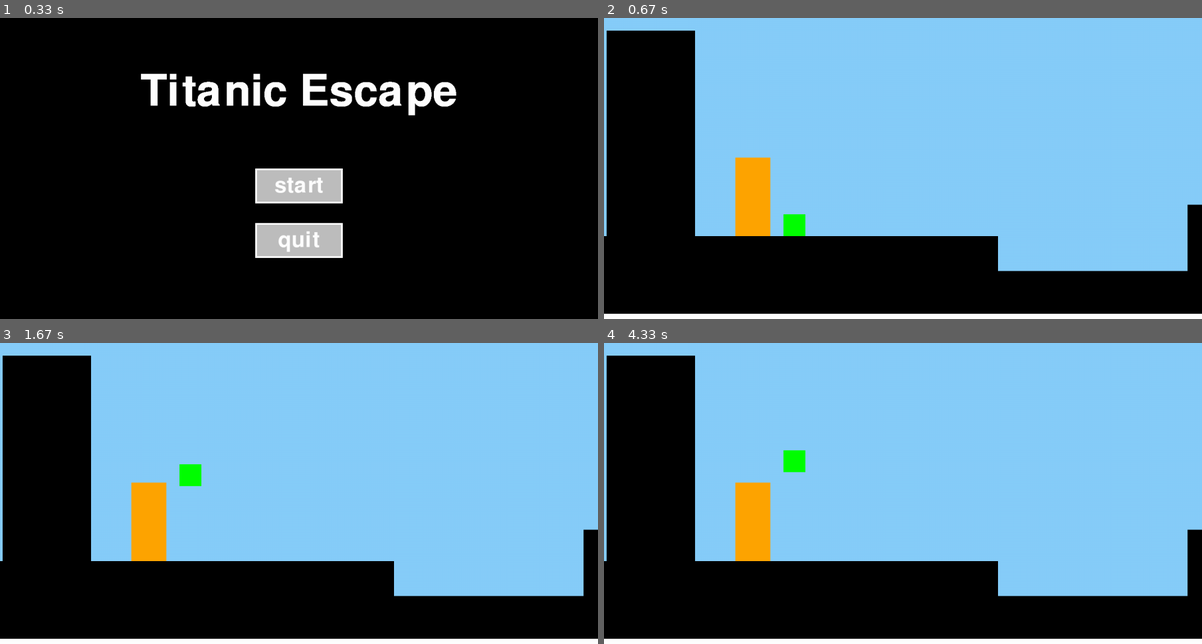
Above: before the commit, frames 1-4 (two rows, left to right).
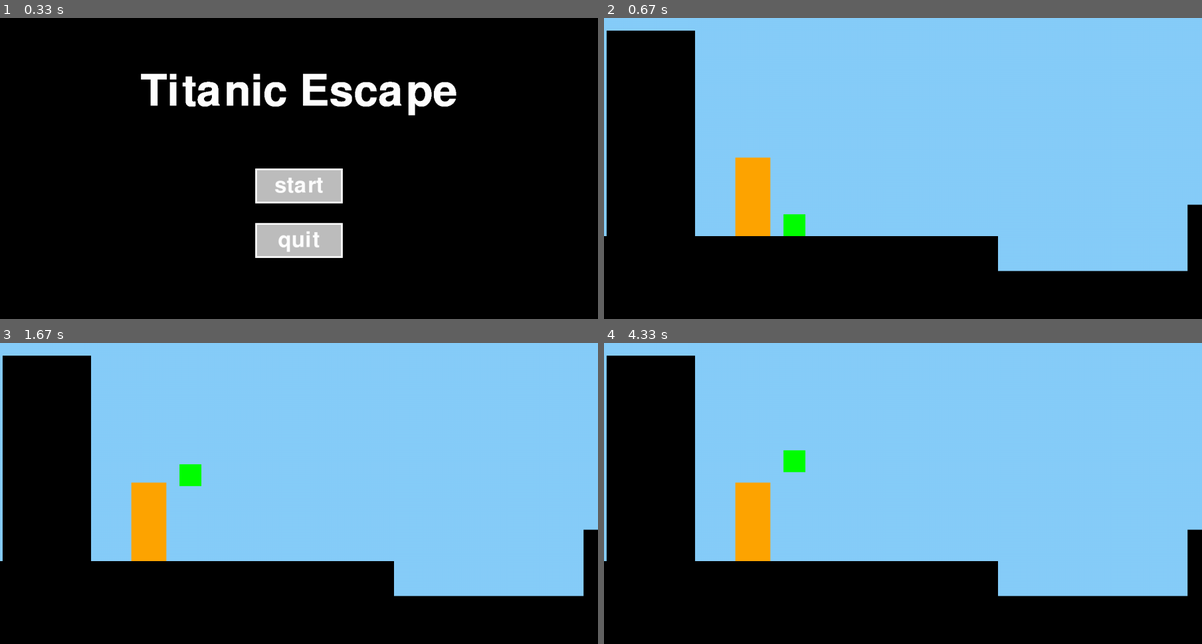
Above: after the commit, the same moments.

Repository: cast-hen/titanic_escape
Game: pygame game, started from main.py
The game is run twice, just before and just after one commit, with the same random seed, the same clock (stepped at 60 frames per second) and the same inputs.
Inputs (mouse positions are in pixels of both pictures, inside the frame that each line leads up to):
- Up to frame 1 (0.33 s): no input
- Up to frame 2 (0.67 s): click "start" at 0.38 s
- Up to frame 3 (1.67 s): tap Enter at 0.67 s; hold W from 1.5 s (still down); move the mouse to (113, 448) at 1.53 s
- Up to frame 4 (4.33 s): release W at 1.97 s; click (759, 433) at 3.12 s; hold W 3.83-4.2 s; move the mouse to (908, 526) at 3.87 s

Frame 1 is identical in both runs. In frame 2, 1.8% of the frame differs, in the area x 0-100%, y 98-100%; in frame 3, 1.8%; in frame 4, 1.8%.

Commit message:
v0.1.2 fullscreen

Diff:
--- a/main.py
+++ b/main.py
@@ -5,11 +5,10 @@
 from common import *
 import pygame
 import time
-import random
 
 WIDTH = 1366
 HEIGHT = 690
-screen = pygame.display.set_mode((WIDTH, HEIGHT), pygame.RESIZABLE)
+screen = pygame.display.set_mode((WIDTH, HEIGHT), pygame.FULLSCREEN)
 running = True
 pygame.init()
 punch = move("punch", "Hits the opponent for 10 damage", "")
@@ -48,7 +47,9 @@
             elif result[0] == "Menu":
                 state = "Menu"
             elif result[0] == "loss":
-                game_over(player.lives)
+                gameOverList = game_over(player.lives)
+                player.lives = gameOverList[2]
+                state = gameOverList[3]
                 player.hitpoints = 100
             elif result[0] == "win":
                 NieuweAanval = chooseNewAttack([enrage, lifeSteal, block])
--- a/parkour_functies.py
+++ b/parkour_functies.py
@@ -110,15 +110,6 @@
 
         return TargetPos
 
-
-
-# maakt vloer
-def draw_floor():
-    """
-    Draws the floor
-    :return:
-    """
-    pygame.draw.line(screen, (255, 255, 255), (0, HEIGHT), (WIDTH, HEIGHT), 25)
 
 def parkour(player):
     """
@@ -213,8 +204,6 @@
 
 
 
-        draw_floor()
-
         playerObject.xspeed = speed * (keys["right"] - keys["left"])
 # maakt de speler dood
         if playerObject.ypos >= 630 or Collider == "Death" or type(Collider) == MoveObject:
